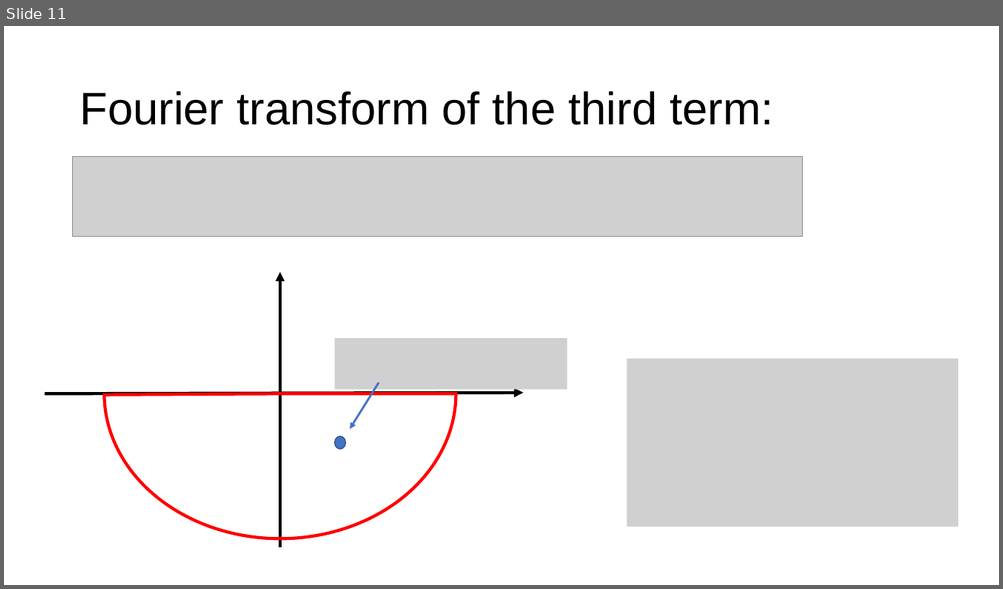
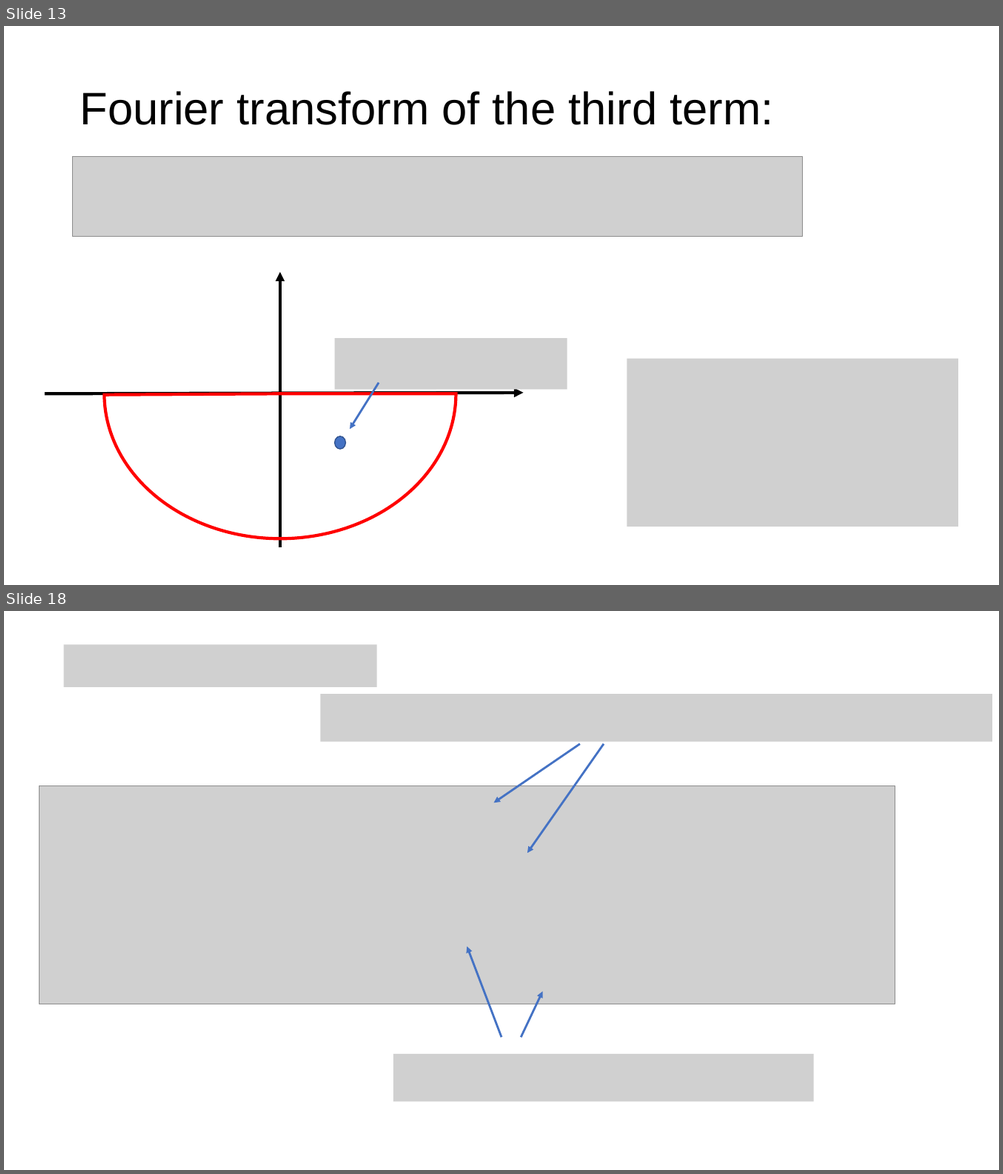
Before and after one commit to youjieyu888/entangle-cascade, a slide deck: New Microsoft PowerPoint Presentation.pptx. Shown one above the other, each under a label of ours: slide 11 before the commit, slides 13 and 18 after it; the slides between them are not shown. The pictures are 1003x589 and 1003x1174 pixels, drawn with LibreOffice and Linux fonts; fonts in the diff are those of the drawing; grey boxes stand for pictures. Boxes give left, top, right and bottom in pixels: in the first picture for what was removed or moved away, otherwise in the second. Text is boxed around its words. In the diff, an @@ line names an element or a change of style, - is before the commit and + after.

```diff
--- a/New Microsoft PowerPoint Presentation.pptx
+++ b/New Microsoft PowerPoint Presentation.pptx
@@ slide 18 added at (4,611,999,1170), background #FFFFFF @@
@@ picture added at (64,644,377,687) @@
@@ picture added at (320,694,992,741) @@
@@ arrow added from (580, 743) to (493, 803), #4472C4 2 pt @@
@@ arrow added from (604, 743) to (527, 854), #4472C4 2 pt @@
@@ picture added at (39,786,895,1004) @@
@@ arrow added from (502, 1038) to (466, 947), #4472C4 2 pt @@
@@ arrow added from (521, 1038) to (543, 991), #4472C4 2 pt @@
@@ picture added at (393,1054,814,1102) @@
@@ what was slide 11 is now slide 13 @@
```
Also in this commit, not shown: 3 slides changed, 7 other slides added, 2 slides removed, 8 other files.
